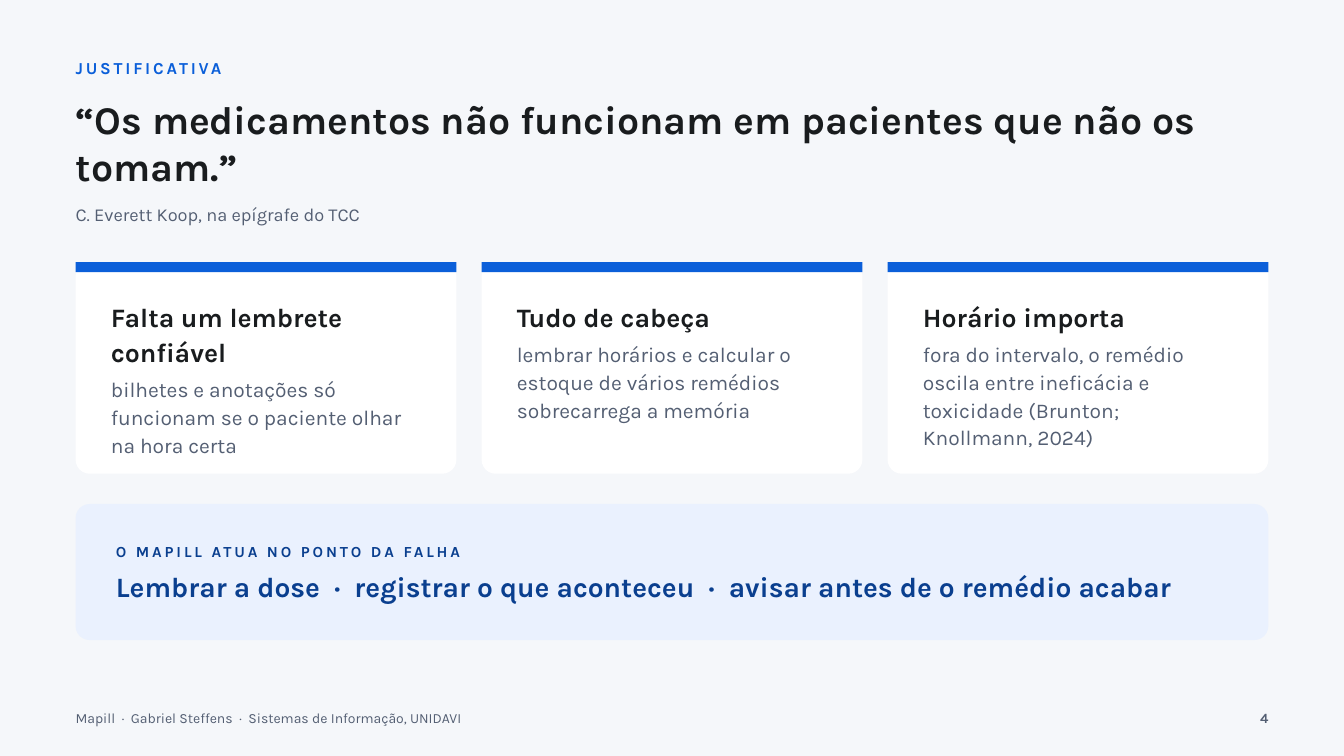
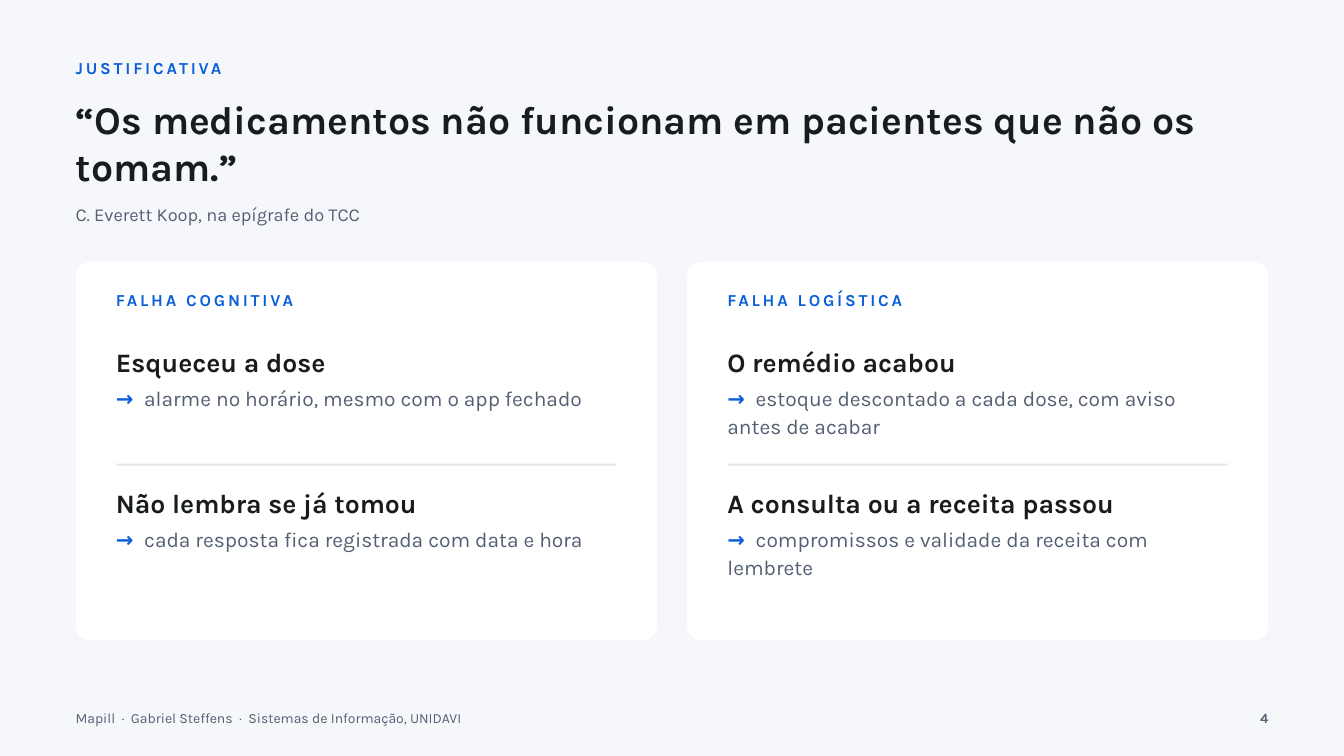
Before and after one commit to gabste8831/Mapill-Health-App, a slide deck: slide 4 of docs/tcc/apresentacao-mapill.pptx. Drawn at 1344x756 pixels with LibreOffice and Linux fonts; fonts in the diff are those of the drawing. Boxes give left, top, right and bottom in pixels: in the first picture for what was removed or moved away, otherwise in the second. Text is boxed around its words. In the diff, an @@ line names an element or a change of style, - is before the commit and + after.

Commit message:
docs(tcc): justificativa com exemplos de falha cognitiva e logistica

```diff
--- a/docs/tcc/apresentacao-mapill.pptx
+++ b/docs/tcc/apresentacao-mapill.pptx
@@ rounded rectangle: place and size @@
-rounded rectangle at (76,262,457,474)
+rounded rectangle at (76,262,657,640)
@@ rounded rectangle at (76,262,657,640): proportions changed @@
@@ rectangle removed at (76,262,457,272) @@
@@ rounded rectangle removed at (482,262,863,474) @@
@@ rectangle removed at (482,262,863,272) @@
@@ rounded rectangle at (688,262,1269,640): proportions changed @@
@@ rounded rectangle: place and size @@
-rounded rectangle at (888,262,1269,474)
+rounded rectangle at (688,262,1269,640)
@@ rectangle removed at (888,262,1269,272) @@
@@ text added at (116,287,617,328), 12 pt, text #0B5FD9, bold @@
+FALHA COGNITIVA
@@ text added at (728,287,1229,328), 12 pt, text #0B5FD9, bold @@
+FALHA LOGÍSTICA
@@ text removed at (517,308,790,423) @@
-Tudo de cabeça
-lembrar horários e calcular o estoque de vários remédios sobrecarrega a memória
@@ text removed at (923,306,1184,447) @@
-Horário importa
-fora do intervalo, o remédio oscila entre ineficácia e toxicidade (Brunton; Knollmann, 2024)
@@ text at (116,353,582,411): text changed @@
-Falta um lembrete confiável
-bilhetes e anotações só funcionam se o paciente olhar na hora certa
+Esqueceu a dose
+→ alarme no horário, mesmo com o app fechado
@@ text added at (727,351,1176,434), 15 pt, text #545F73 @@
+O remédio acabou
+→ estoque descontado a cada dose, com aviso antes de acabar
@@ rectangle added at (116,464,617,466), fill #E3E7EE @@
@@ rectangle added at (728,464,1229,466), fill #E3E7EE @@
@@ rounded rectangle removed at (76,504,1268,640) @@
@@ text added at (116,492,582,552), 15 pt, text #545F73 @@
+Não lembra se já tomou
+→ cada resposta fica registrada com data e hora
@@ text added at (727,494,1148,575), 15 pt, text #545F73 @@
+A consulta ou a receita passou
+→ compromissos e validade da receita com lembrete
@@ text removed at (116,547,1171,604) @@
-O MAPILL ATUA NO PONTO DA FALHA
-Lembrar a dose · registrar o que aconteceu · avisar antes de o remédio acabar
```
Also in this commit, not shown: 1 other slide changed, 2 other files.
